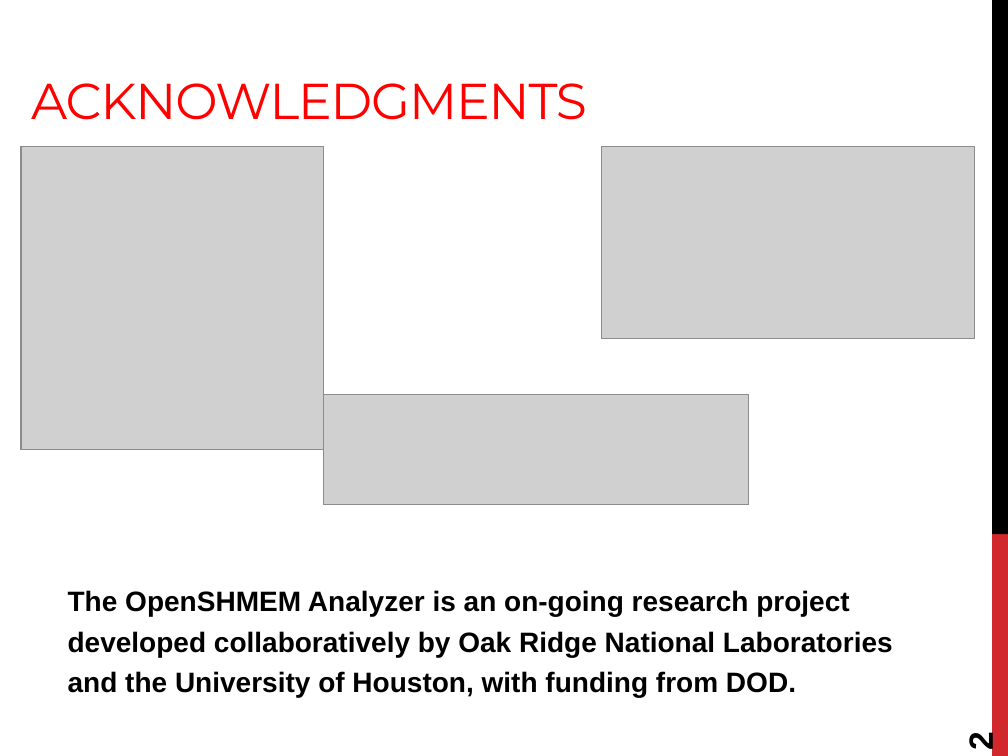
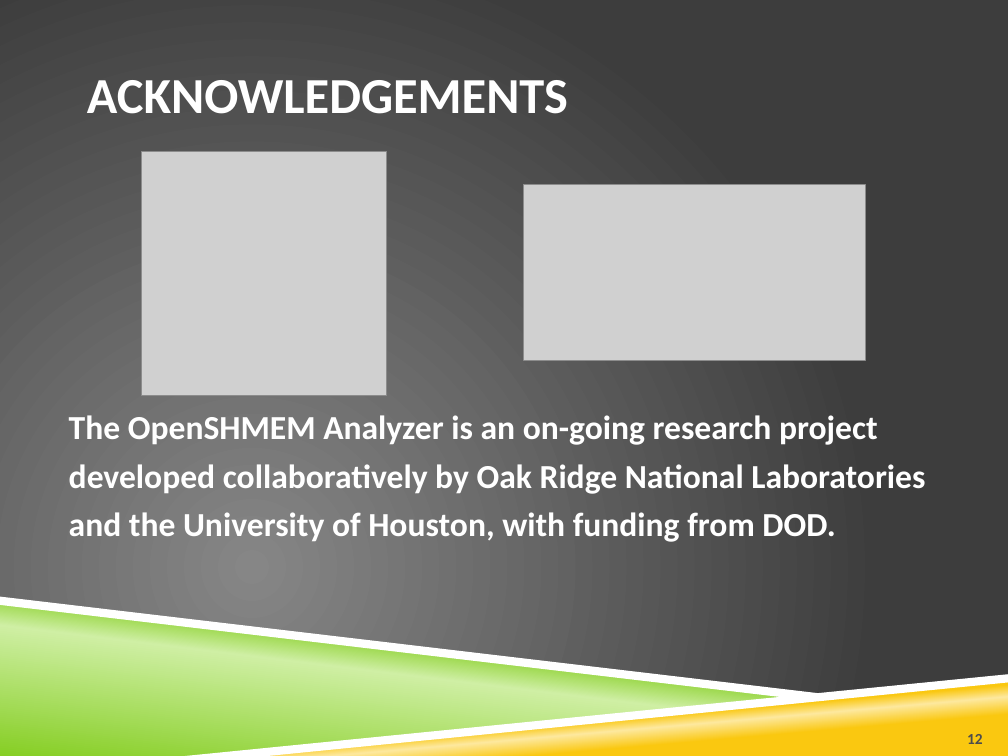
Before and after one commit to openshmem-org/sc14-tutorial, a slide deck: slide 12 of SHMEM-Analyzer.pptx (slide 2 before the commit). Drawn at 1008x756 pixels with LibreOffice and Linux fonts; fonts in the diff are those of the drawing; grey boxes stand for pictures; background and template pictures are left out. Boxes give left, top, right and bottom in pixels: in the first picture for what was removed or moved away, otherwise in the second. Text is boxed around its words. In the diff, an @@ line names an element or a change of style, - is before the commit and + after.

```diff
--- a/SHMEM-Analyzer.pptx
+++ b/SHMEM-Analyzer.pptx
@@ background #FFFFFF to picture (left out) @@
@@ rectangle removed at (x1=992, y1=0, x2=1008, y2=534) @@
@@ title at (x1=87, y1=80, x2=568, y2=114): text changed; font Montserrat to Calibri; text colour #FF0000 to #FFFFFF; bold on @@
-ACKNOWLEDGMENTS
+ACKNOWLEDGEMENTS
@@ picture removed at (x1=21, y1=147, x2=324, y2=450) @@
@@ picture removed at (x1=602, y1=147, x2=975, y2=339) @@
@@ picture added at (x1=142, y1=151, x2=387, y2=396) @@
@@ picture added at (x1=524, y1=184, x2=866, y2=360) @@
@@ text "The OpenSHMEM Analyzer is an ..." moved from (x1=68, y1=590, x2=893, y2=697) to (x1=69, y1=415, x2=925, y2=542) @@
@@ text "The OpenSHMEM Analyzer is an ..." at (x1=69, y1=415, x2=925, y2=542): size 20 to 24 pt, font Arial to Calibri, text colour #000000 to #FFFFFF @@
@@ picture removed at (x1=324, y1=394, x2=749, y2=505) @@
@@ rectangle removed at (x1=992, y1=534, x2=1008, y2=756) @@
@@ freeform shape added at (x1=0, y1=597, x2=839, y2=699), fill #FFFFFF @@
@@ freeform shape added at (x1=0, y1=602, x2=798, y2=756), fill gradient #86CE24 to #CFEFA4 @@
@@ freeform shape added at (x1=185, y1=674, x2=1008, y2=756), fill #FFFFFF @@
@@ freeform shape added at (x1=200, y1=677, x2=1008, y2=756), fill gradient #FAC810 to #FDE99F @@
@@ page number removed at (x1=962, y1=733, x2=1000, y2=751) @@
-2
@@ page number added at (x1=967, y1=734, x2=983, y2=744), 11 pt, text #4D4D4D, bold @@
+12
```
Also in this commit, not shown: 11 other slides changed, 1 other file.
